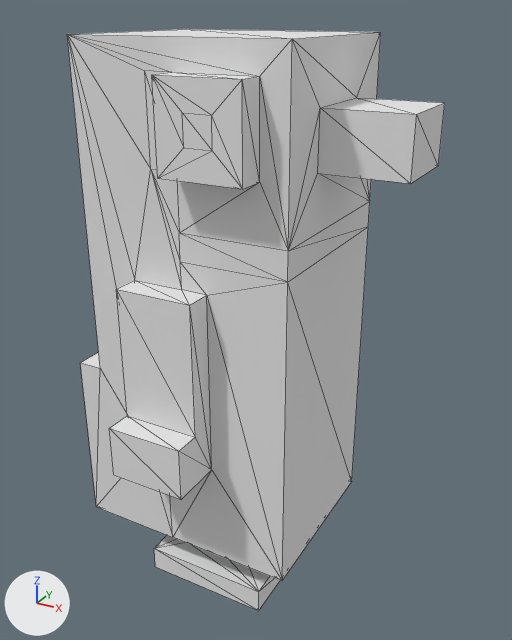
A saved change to the OBJ model src/assets/pixel-penguin/SM_Penguin_Emperor.obj.
Before and after are seen from a 50 mm camera at (3.71, 0.45, 4.18) aimed at (2.49, 2.66, 3.07). The lights are fixed; the arrows at lower left show +X, +Y and +Z. Mesh edges are drawn as thin lines. Where no turn or scale is listed for an object, it has been applied to the vertices.

Names of what the first picture shows: 'Untitled'.
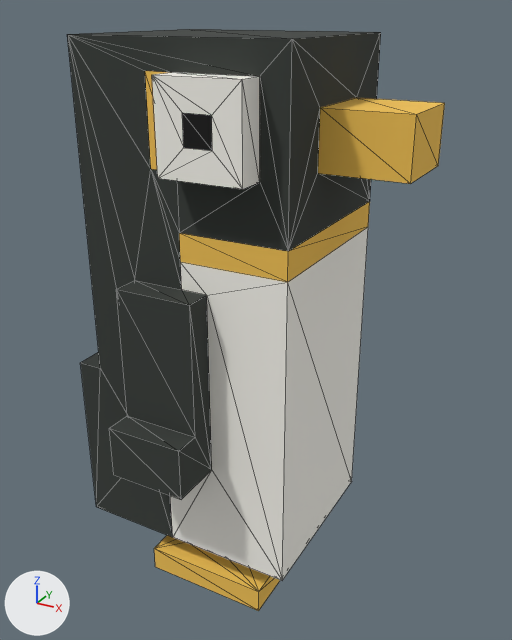
Location of each change, [x1, y1, x2, y2] in pixels of the pictures (512 x 640 px):
'Untitled', surface changed: [67, 29, 445, 611] in both

Edits to the bpy script that builds the scene:
```text
Add img_sm_penguin_emperor_png:
    img_sm_penguin_emperor_png = load_image('SM_Penguin_Emperor.png', 'SM_Penguin_Emperor.png', 256, 1, 'sRGB')
Change mat_palette:
    remove mat_palette.base_color = (0.8, 0.8, 0.8)  # white #e7e7e7
    add mat_palette.texture = img_sm_penguin_emperor_png
```
